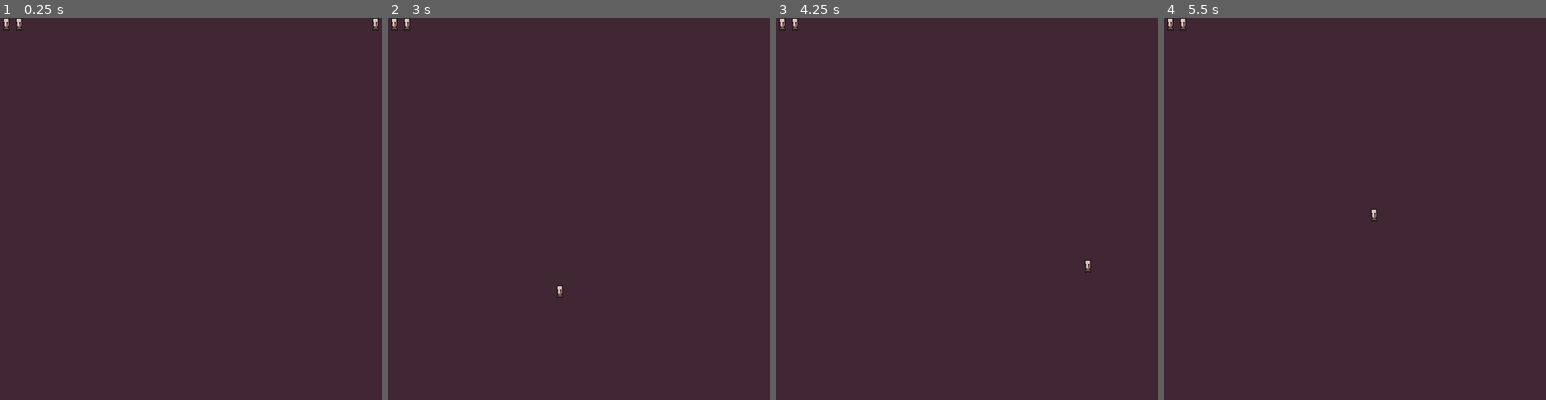
Above: before the commit, frames 1-4 (left to right).
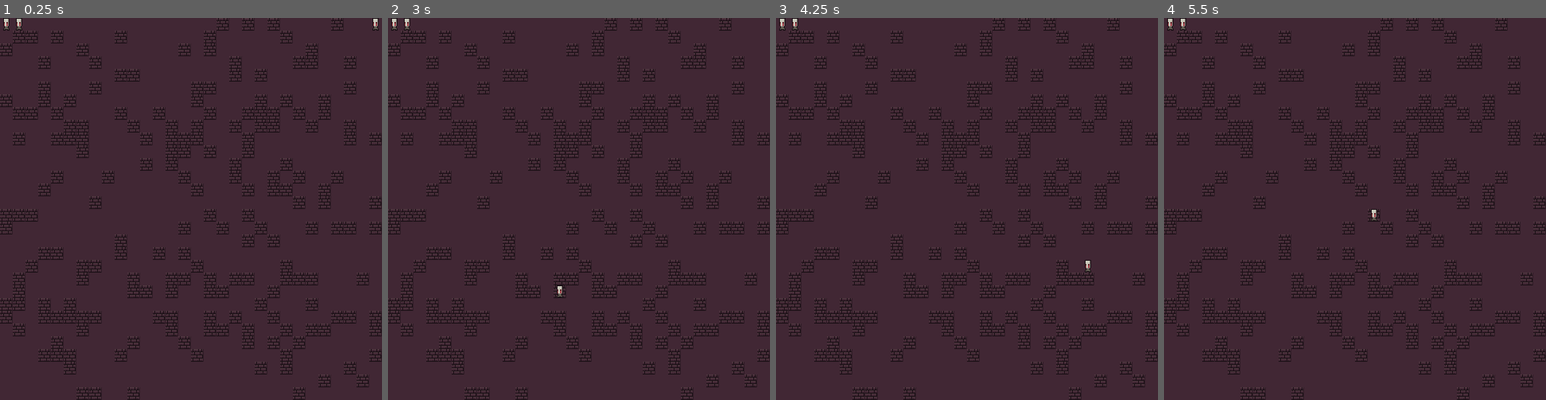
Above: after the commit, the same moments.

Repository: dyerw/ad-infernum
Game: Godot game, scene res://Game.tscn
The game is run twice, just before and just after one commit, with the same random seed, the same clock (stepped at 60 frames per second) and the same inputs.
Inputs (mouse positions are in pixels of both pictures, inside the frame that each line leads up to):
- Up to frame 1 (0.25 s): no input
- Up to frame 2 (3 s): tap Enter at 0.5, 2 s; move the mouse to (395, 25) at 0.52 s; click (395, 25) at 0.67 s; tap Space at 1.25, 2.75 s; move the mouse to (407, 25) at 1.27 s; click (407, 25) at 1.42 s; move the mouse to (762, 25) at 2.02 s; click (762, 25) at 2.17 s; move the mouse to (559, 285) at 2.77 s; click (559, 285) at 2.92 s
- Up to frame 3 (4.25 s): tap Enter at 3.5 s; move the mouse to (1081, 266) at 3.52 s; click (1081, 266) at 3.67 s
- Up to frame 4 (5.5 s): tap Space at 4.25 s; move the mouse to (1240, 151) at 4.27 s; click (1240, 151) at 4.42 s; move the mouse to (1374, 209) at 5.02 s; click (1374, 209) at 5.17 s

The runs differ from the first frame. In frame 1, 7.3% of the frame differs, in the area x 0-100%, y 0-100%; in frame 2, 7.3%; in frame 3, 7.3%; in frame 4, 7.3%.

Commit message:
Add wall terrain and pathing indicators

Diff:
--- a/Game.gd
+++ b/Game.gd
@@ -6,8 +6,12 @@
 var selected_entity
 var entities = []
 
+var _path_tile_indicator_ponts = PoolVector2Array([])
+var _path_tile_indicators = []
+
 onready var DungeonMap = get_node("DungeonMap")
 onready var Entity = preload("res://scenes/Entity.tscn")
+onready var TileIndicator = preload("res://scenes/TileIndicator.tscn")
 
 func is_entity_at_position(pos: Vector2) -> bool:
 	for entity in entities:
@@ -19,26 +23,34 @@
 func _cantor_pair(a, b):
 	return (a + b) * (a + b + 1) / 2 + a
 
+func _connect_points_if_passable(_map, from: Vector2, to: Vector2) -> void:
+	if MapGenUtil.is_passable(_map[to.x][to.y]) and MapGenUtil.is_passable(_map[from.x][from.y]):
+		astar.connect_points(_cantor_pair(from.x, from.y), _cantor_pair(to.x, to.y))
+
 func _initialize_astar(_map):
 	astar = AStar.new()
-	for x in range(_map.size()):
-		for y in range(_map[x].size()):
+	for x in range(_map.size() - 1):
+		for y in range(_map[x].size() - 1):
 			astar.add_point(_cantor_pair(x, y), Vector3(x, y, 0))
 
-	for x in range(_map.size()):
-		for y in range(_map[x].size()):
+	for x in range(_map.size() - 1):
+		for y in range(_map[x].size() - 1):
 			# All except the furthest right
 			if x < _map.size() - 1:
 				# Connect point to the right
-				astar.connect_points(_cantor_pair(x, y), _cantor_pair(x + 1, y))
+				_connect_points_if_passable(_map, Vector2(x, y), Vector2(x + 1, y))
 			# All except the furthest down
 			if y < _map[x].size() - 1:
 				# Connect point to the bottom
-				astar.connect_points(_cantor_pair(x, y), _cantor_pair(x, y + 1))
+				_connect_points_if_passable(_map, Vector2(x, y), Vector2(x, y + 1))
+			# All except furthest right OR furthest up
+			if x < _map.size() - 1 and (not y == 0):
+				# Connect to top right diagonal
+				_connect_points_if_passable(_map, Vector2(x, y), Vector2(x + 1, y - 1))
 			# All except furthest right OR furthest down
 			if x < _map.size() - 1 and y < _map[x].size():
 				# Connect to the bottom-right diagonal
-				astar.connect_points(_cantor_pair(x, y), _cantor_pair(x + 1, y + 1))
+				_connect_points_if_passable(_map, Vector2(x, y), Vector2(x + 1, y + 1))
 
 func get_vector_path(from: Vector2, to: Vector2) -> PoolVector2Array:
 	var v3_array = astar.get_point_path(_cantor_pair(from.x, from.y), _cantor_pair(to.x, to.y))
@@ -47,15 +59,41 @@
 		v2_array.append(Vector2(v3.x, v3.y))
 	return v2_array
 
+func delete_movement_path() -> void:
+	for ti in _path_tile_indicators:
+		remove_child(ti)
+	_path_tile_indicator_ponts = PoolVector2Array([])
+	_path_tile_indicators = []
+
+func redraw_movement_path(path: PoolVector2Array) -> void:
+	delete_movement_path()
+	for point in path:
+		var p = TileIndicator.instance()
+		p.init(point.x, point.y)
+		add_child(p)
+		_path_tile_indicators.push_back(p)
+
 func _unhandled_input(event):
+	if event is InputEventMouseMotion:
+		var map_position = DungeonMap.world_to_map(event.position)
+		if selected_entity and not is_entity_at_position(map_position):
+			var path = get_vector_path(
+				Vector2(selected_entity.gridX, selected_entity.gridY),
+				map_position
+			)
+			if not path == _path_tile_indicator_ponts:
+				_path_tile_indicator_ponts = path
+				redraw_movement_path(path)
+
 	if event is InputEventMouseButton \
     and event.button_index == BUTTON_LEFT \
     and event.is_pressed():
 		var map_position = DungeonMap.world_to_map(event.position)
 		if selected_entity and not is_entity_at_position(map_position):
 			var path = get_vector_path(Vector2(selected_entity.gridX, selected_entity.gridY), map_position)
-			print(path)
 			selected_entity.move(map_position.x, map_position.y)
+			delete_movement_path()
+			selected_entity = null
 
 func _add_player_unit(x, y):
 	var e = Entity.instance()
--- /dev/null
+++ b/scenes/TileIndicator.gd
@@ -0,0 +1,17 @@
+extends Node2D
+
+var gridX
+var gridY
+
+func init(x, y):
+	gridX = x
+	gridY = y
+
+func _move(x: int, y: int):
+	gridX = x
+	gridY = y
+	self.position.x = gridX * 16
+	self.position.y = gridY * 16
+
+func _ready():
+	_move(gridX, gridY)
--- /dev/null
+++ b/scenes/TileIndicator.tscn
@@ -0,0 +1,11 @@
+[gd_scene load_steps=3 format=2]
+
+[ext_resource path="res://scenes/TileIndicator.gd" type="Script" id=1]
+[ext_resource path="res://move_tile_indicator.png" type="Texture" id=2]
+
+[node name="TileIndicator" type="Node2D"]
+script = ExtResource( 1 )
+
+[node name="TileIndicatorSprite" type="Sprite" parent="."]
+texture = ExtResource( 2 )
+centered = false
--- a/utils/MapGen.gd
+++ b/utils/MapGen.gd
@@ -1,4 +1,12 @@
 enum Tiles { FLOOR, WALL }
+
+static func is_passable(tile) -> bool:
+	if tile == Tiles.FLOOR:
+		return true
+	if tile == Tiles.WALL:
+		return false
+	else:
+		return false
 
 static func gen_map(height, width, obstacle_density):
 	var map = []
@@ -6,7 +14,10 @@
 	for x in range(0, width + 1):
 		var mapColumn = []
 		for y in range(0, height + 1):
-			mapColumn.append(Tiles.FLOOR)
+			if randi() % 5 == 1:
+				mapColumn.append(Tiles.WALL)
+			else:
+				mapColumn.append(Tiles.FLOOR)
 		map.append(mapColumn)
 
 	return map
Binary file added: move_tile_indicator.png
Not shown, added: move_tile_indicator.png.import
